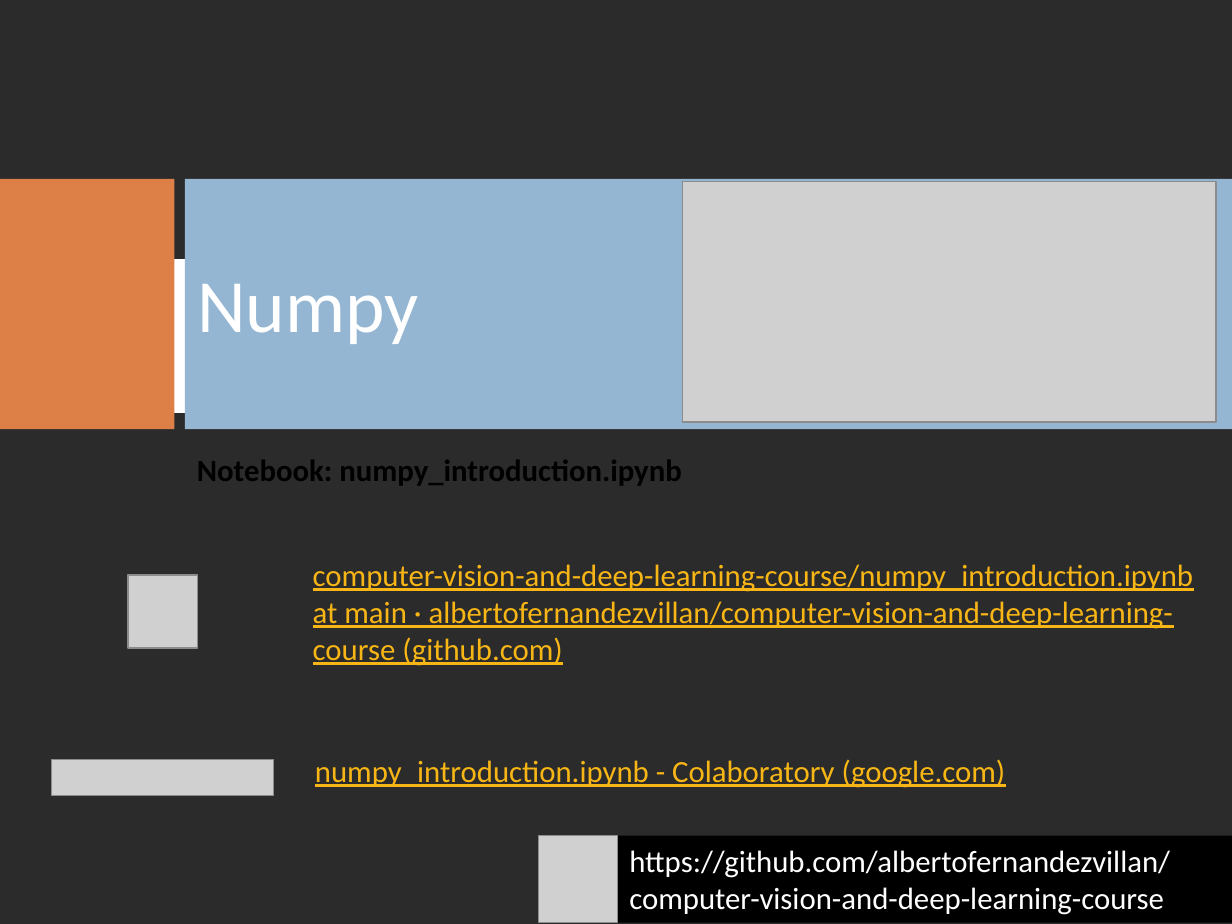
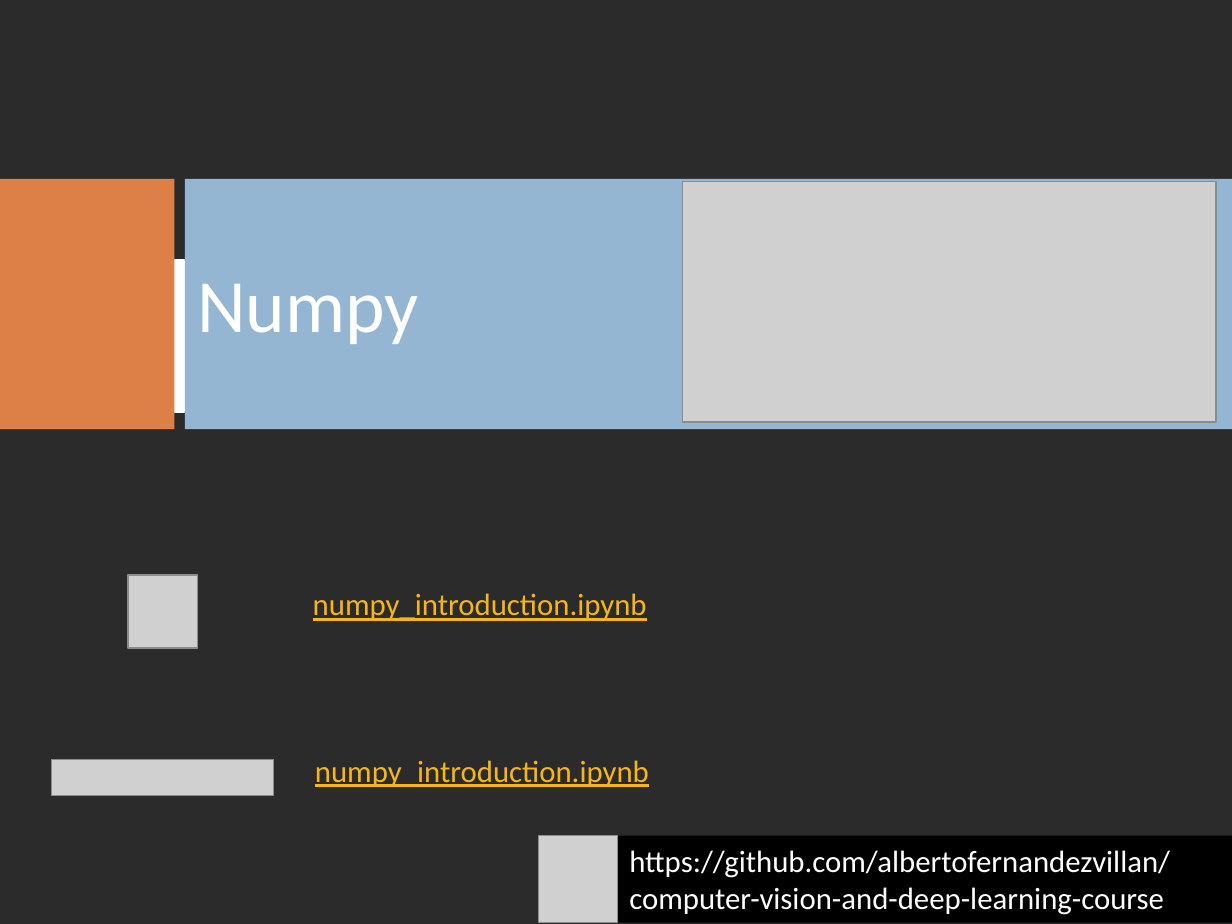
Before and after one commit to albertofernandezvillan/computer-vision-and-deep-learning-course, a slide deck: slide 2 of presentations/Numpy.pptx. Drawn at 1232x924 pixels with LibreOffice and Linux fonts; fonts in the diff are those of the drawing; grey boxes stand for pictures; background and template pictures are left out; a plain dark background stands for a picture behind light text. Boxes give left, top, right and bottom in pixels: in the first picture for what was removed or moved away, otherwise in the second. Text is boxed around its words. In the diff, an @@ line names an element or a change of style, - is before the commit and + after.

```diff
--- a/presentations/Numpy.pptx
+++ b/presentations/Numpy.pptx
@@ text removed at bbox=[197, 460, 681, 485] @@
-Notebook: numpy_introduction.ipynb
@@ text at bbox=[313, 593, 647, 621]: text changed @@
-computer-vision-and-deep-learning-course/numpy_introduction.ipynb at main · albertofernandezvillan/computer-vision-and-deep-learning-course (github.com)
+numpy_introduction.ipynb
@@ text at bbox=[315, 760, 649, 787]: text changed @@
-numpy_introduction.ipynb - Colaboratory (google.com)
+numpy_introduction.ipynb
```
Also in this commit, not shown: 1 other slide changed.
